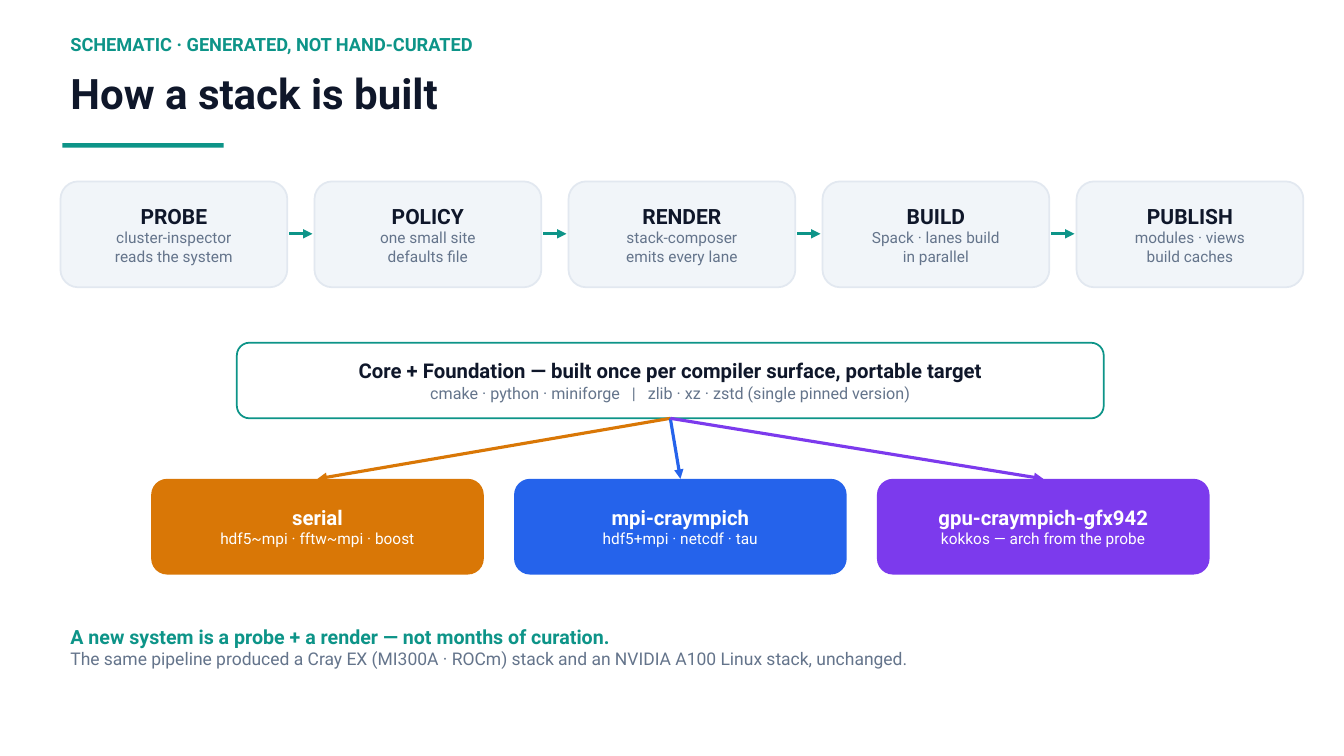
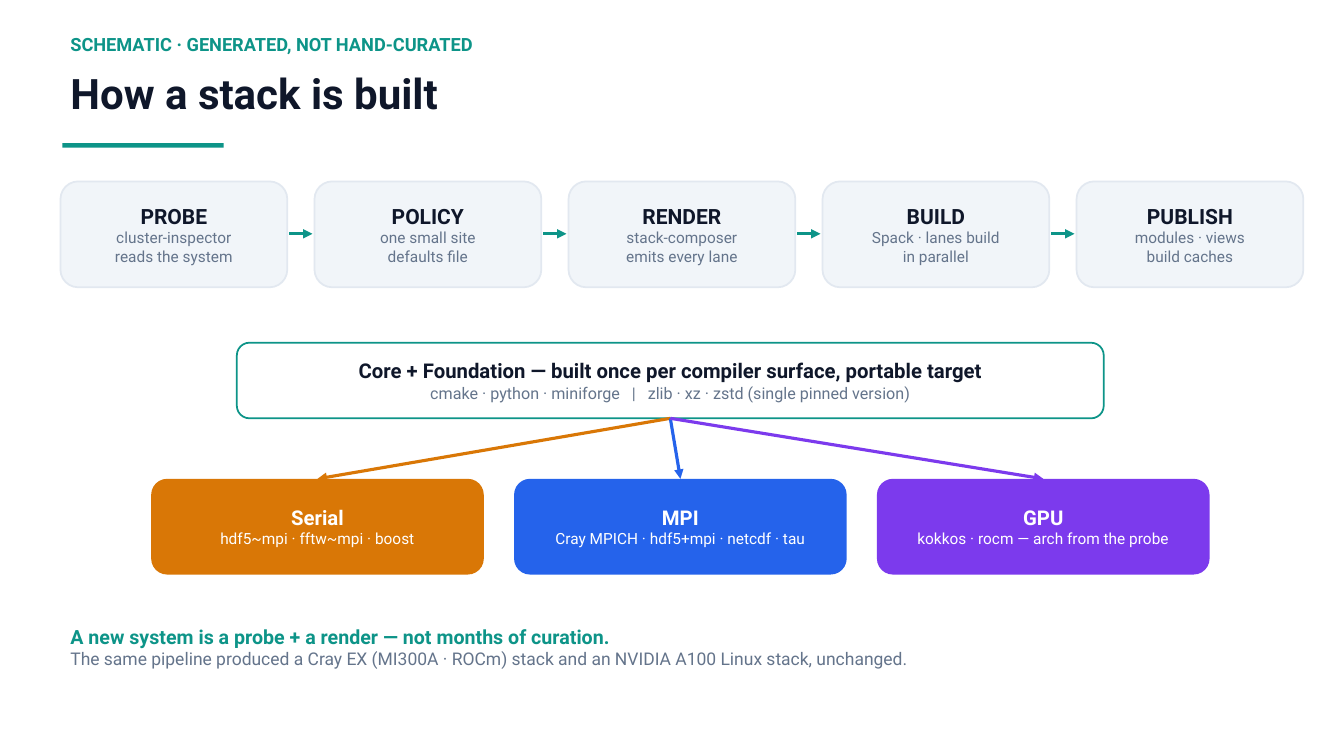
Before and after one commit to ray12514/stack-planning, a slide deck: slide 4 of presentations/cse_lanes_model.pptx. Drawn at 1344x756 pixels with LibreOffice and Linux fonts; fonts in the diff are those of the drawing. Boxes give left, top, right and bottom in pixels: in the first picture for what was removed or moved away, otherwise in the second. Text is boxed around its words. In the diff, an @@ line names an element or a change of style, - is before the commit and + after.

Commit message:
Adopt the two-layer lane naming; update deck vocabulary to match
Public module names are CSE/<Compiler>/<Lane> with capitalized Serial/
MPI/GPU, qualified only when the system is ambiguous (two MPIs ->
MPI-<impl> plus a GPU lane per MPI; two GPU archs -> GPU-<arch>).
Internal rendered lane ids keep the fully-qualified facts for machines
and oracle diffs. Deck slides (lane pills, module load commands, pilot
surfaces, vocabulary cards) updated to the new syntax; verified through
Keynote export.

```diff
--- a/presentations/cse_lanes_model.pptx
+++ b/presentations/cse_lanes_model.pptx
@@ text in rounded rectangle at bbox=[291, 509, 344, 526]: text changed @@
-serial
+Serial
@@ text in rounded rectangle at bbox=[555, 510, 805, 548]: text changed @@
-mpi-craympich
-hdf5+mpi · netcdf · tau
+MPI
+Cray MPICH · hdf5+mpi · netcdf · tau
@@ text in rounded rectangle at bbox=[917, 510, 1168, 547]: text changed @@
-gpu-craympich-gfx942
-kokkos — arch from the probe
+GPU
+kokkos · rocm — arch from the probe
```
Also in this commit, not shown: 4 other slides changed, 2 other files.
